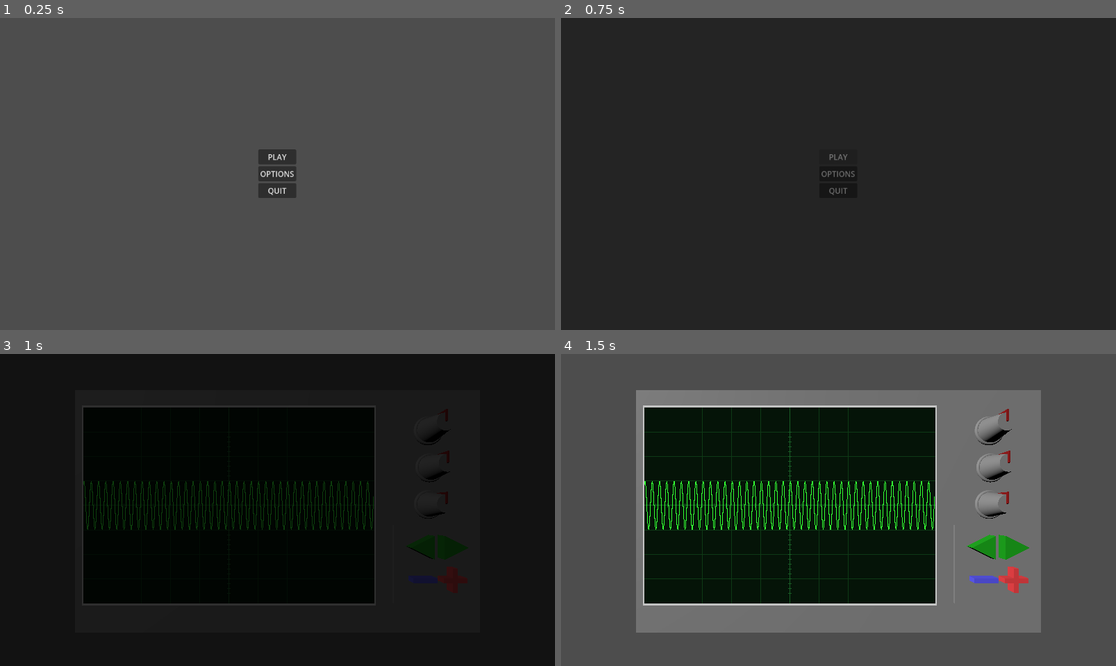
Above: before the commit, frames 1-4 (two rows, left to right).
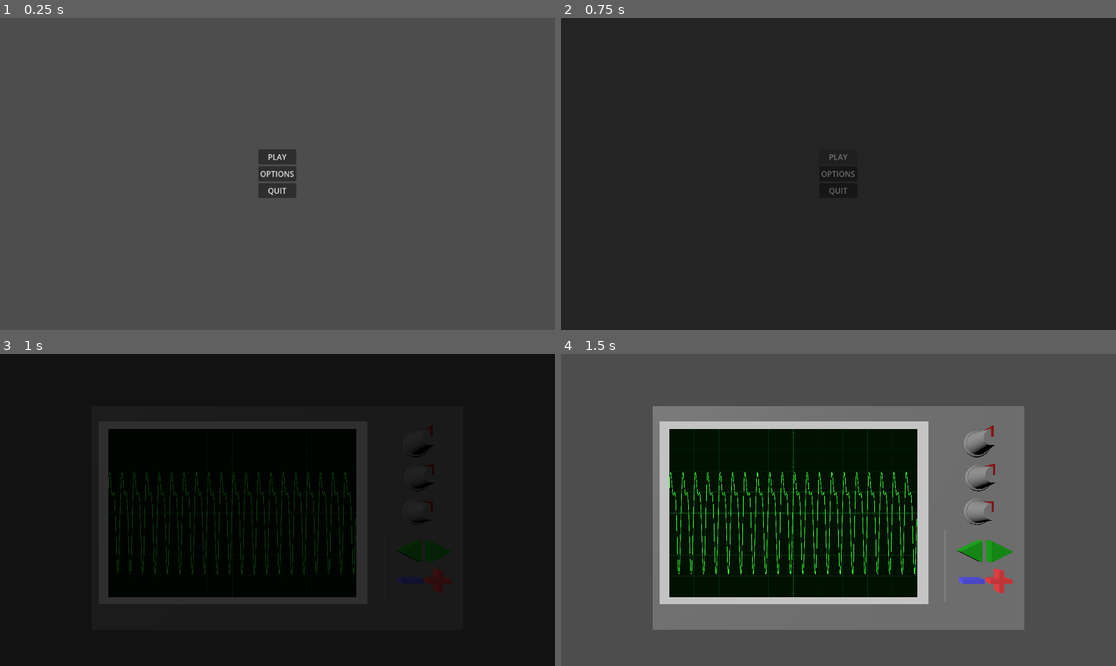
Above: after the commit, the same moments.

Repository: AirJamStudios/interference
Game: Godot game, scene res://scenes/main_menu.tscn
The game is run twice, just before and just after one commit, with the same random seed, the same clock (stepped at 60 frames per second) and the same inputs.
Inputs (mouse positions are in pixels of both pictures, inside the frame that each line leads up to):
- Up to frame 1 (0.25 s): no input
- Up to frame 2 (0.75 s): click "PLAY" at 0.5 s
- Up to frame 3 (1 s): no input
- Up to frame 4 (1.5 s): move the mouse to (960, 494) at 1.27 s; click (960, 494) at 1.42 s

Frames 1-2 are identical in both runs. In frame 3, 11% of the frame differs, in the area x 14-85%, y 16-81%; in frame 4, 24%, in the area x 13-87%, y 11-90%.

Commit message:
subviewport texture on quad mesh

Diff:
--- a/scenes/main.tscn
+++ b/scenes/main.tscn
@@ -15,13 +15,12 @@
 [node name="gameplay_music" type="AudioStreamPlayer2D" parent="sound_fx_players" unique_id=128934302]
 stream = ExtResource("2_0wfyh")
 volume_db = -10.0
-autoplay = false
 bus = &"Music"
 
 [node name="oscilloscope" parent="." unique_id=1586478783 instance=ExtResource("3_sugp2")]
 
 [node name="camera_3d" type="Camera3D" parent="." unique_id=893420369]
-transform = Transform3D(-4.371139e-08, 0, 1, 0, 1, 0, -1, 0, -4.371139e-08, 2.6307492, 0.19830626, 0)
+transform = Transform3D(-4.371139e-08, 0, 1, 0, 1, 0, -1, 0, -4.371139e-08, 2.729507, 0.23964113, 0)
 
 [node name="directional_light" type="DirectionalLight3D" parent="." unique_id=61692033]
 transform = Transform3D(0.81004167, -0.24781166, 0.5314338, 0, 0.9063077, 0.42261827, -0.5863724, -0.34233838, 0.7341471, 0, 0, 0)
--- a/scenes/oscilloscope.tscn
+++ b/scenes/oscilloscope.tscn
@@ -1,12 +1,10 @@
 [gd_scene format=3 uid="uid://bkw0tnek4hnjl"]
 
+[ext_resource type="Script" uid="uid://b288yb0c4nrb8" path="res://scripts/screen.gd" id="1_7hroh"]
 [ext_resource type="PackedScene" uid="uid://bgpo85ywxp7vy" path="res://scenes/knob.tscn" id="1_ncd6b"]
 [ext_resource type="Script" uid="uid://4fgxuwm2kadt" path="res://scripts/signal/grid.gd" id="1_yeat3"]
 [ext_resource type="PackedScene" uid="uid://8ohy674clkp2" path="res://scenes/wave_selection_panel.tscn" id="2_k27eh"]
 [ext_resource type="Script" uid="uid://beejw2fpc7b4o" path="res://scripts/signal/wave_plotter.gd" id="3_32ph5"]
-
-[sub_resource type="StyleBoxFlat" id="StyleBoxFlat_yeat3"]
-bg_color = Color(0.019607844, 0.078431375, 0.03137255, 1)
 
 [sub_resource type="BoxMesh" id="BoxMesh_anpke"]
 size = Vector3(3, 1.35, 2.25)
@@ -17,25 +15,17 @@
 material = SubResource("StandardMaterial3D_yeat3")
 size = Vector3(0.05709839, 1.050293, 1.5459595)
 
+[sub_resource type="StandardMaterial3D" id="StandardMaterial3D_7hroh"]
+resource_local_to_scene = true
+
+[sub_resource type="QuadMesh" id="QuadMesh_anpke"]
+material = SubResource("StandardMaterial3D_7hroh")
+size = Vector2(1.4, 0.95)
+
+[sub_resource type="StyleBoxFlat" id="StyleBoxFlat_yeat3"]
+bg_color = Color(0.019607844, 0.078431375, 0.03137255, 1)
+
 [node name="oscilloscope" type="Node3D" unique_id=1586478783]
-
-[node name="plotter_canvas" type="CanvasLayer" parent="." unique_id=1206868591]
-
-[node name="plotter_panel" type="Panel" parent="plotter_canvas" unique_id=825170084]
-offset_left = 173.0
-offset_top = 111.0
-offset_right = 777.0
-offset_bottom = 518.0
-theme_override_styles/panel = SubResource("StyleBoxFlat_yeat3")
-
-[node name="grid" type="Control" parent="plotter_canvas/plotter_panel" unique_id=420403765]
-anchors_preset = 0
-offset_right = 231.0
-offset_bottom = 124.0
-script = ExtResource("1_yeat3")
-
-[node name="wave_plotter" type="Line2D" parent="plotter_canvas/plotter_panel" unique_id=40412895]
-script = ExtResource("3_32ph5")
 
 [node name="mesh" type="Node3D" parent="." unique_id=227931808]
 
@@ -46,6 +36,12 @@
 [node name="screen_body" type="MeshInstance3D" parent="mesh" unique_id=1208833370]
 transform = Transform3D(1, 0, 0, 0, 1, 0, 0, 0, 1, 1.5321198, 0.22192383, 0.25509644)
 mesh = SubResource("BoxMesh_21xpk")
+
+[node name="screen_quad" type="MeshInstance3D" parent="mesh/screen_body" unique_id=1396068650 node_paths=PackedStringArray("sub_viewport")]
+transform = Transform3D(-4.371139e-08, 0, 1, 0, 1, 0, -1, 0, -4.371139e-08, 0.05107975, 0, 0)
+mesh = SubResource("QuadMesh_anpke")
+script = ExtResource("1_7hroh")
+sub_viewport = NodePath("../../../sub_viewport")
 
 [node name="knobs" type="Node3D" parent="mesh" unique_id=1281705064]
 
@@ -61,6 +57,27 @@
 [node name="wave_selection_panel" parent="mesh" unique_id=195832394 instance=ExtResource("2_k27eh")]
 transform = Transform3D(0.25, 0, 0, 0, 0.25, 0, 0, 0, 0.25, 1.5073744, -0.1685831, -0.8106103)
 
-[connection signal="value_changed" from="mesh/knobs/amplitude_knob" to="plotter_canvas/plotter_panel/wave_plotter" method="_on_amplitude_knob_value_changed"]
-[connection signal="value_changed" from="mesh/knobs/freq_knob" to="plotter_canvas/plotter_panel/wave_plotter" method="_on_freq_knob_value_changed"]
-[connection signal="value_changed" from="mesh/knobs/phase_knob" to="plotter_canvas/plotter_panel/wave_plotter" method="_on_phase_knob_value_changed"]
+[node name="sub_viewport" type="SubViewport" parent="." unique_id=599071737]
+size = Vector2i(681, 512)
+render_target_update_mode = 4
+
+[node name="plotter_panel" type="Panel" parent="sub_viewport" unique_id=825170084]
+anchors_preset = 15
+anchor_right = 1.0
+anchor_bottom = 1.0
+grow_horizontal = 2
+grow_vertical = 2
+theme_override_styles/panel = SubResource("StyleBoxFlat_yeat3")
+
+[node name="grid" type="Control" parent="sub_viewport/plotter_panel" unique_id=420403765]
+anchors_preset = 0
+offset_right = 231.0
+offset_bottom = 124.0
+script = ExtResource("1_yeat3")
+
+[node name="wave_plotter" type="Line2D" parent="sub_viewport/plotter_panel" unique_id=40412895]
+script = ExtResource("3_32ph5")
+
+[connection signal="value_changed" from="mesh/knobs/amplitude_knob" to="sub_viewport/plotter_panel/wave_plotter" method="_on_amplitude_knob_value_changed"]
+[connection signal="value_changed" from="mesh/knobs/freq_knob" to="sub_viewport/plotter_panel/wave_plotter" method="_on_freq_knob_value_changed"]
+[connection signal="value_changed" from="mesh/knobs/phase_knob" to="sub_viewport/plotter_panel/wave_plotter" method="_on_phase_knob_value_changed"]
--- /dev/null
+++ b/scripts/screen.gd
@@ -0,0 +1,9 @@
+extends MeshInstance3D
+
+@export var sub_viewport: SubViewport
+
+func _ready() -> void:
+	var mat := StandardMaterial3D.new()
+	mat.shading_mode = BaseMaterial3D.SHADING_MODE_UNSHADED
+	mat.albedo_texture = sub_viewport.get_texture()
+	material_override = mat
Not shown, added: scripts/screen.gd.uid
